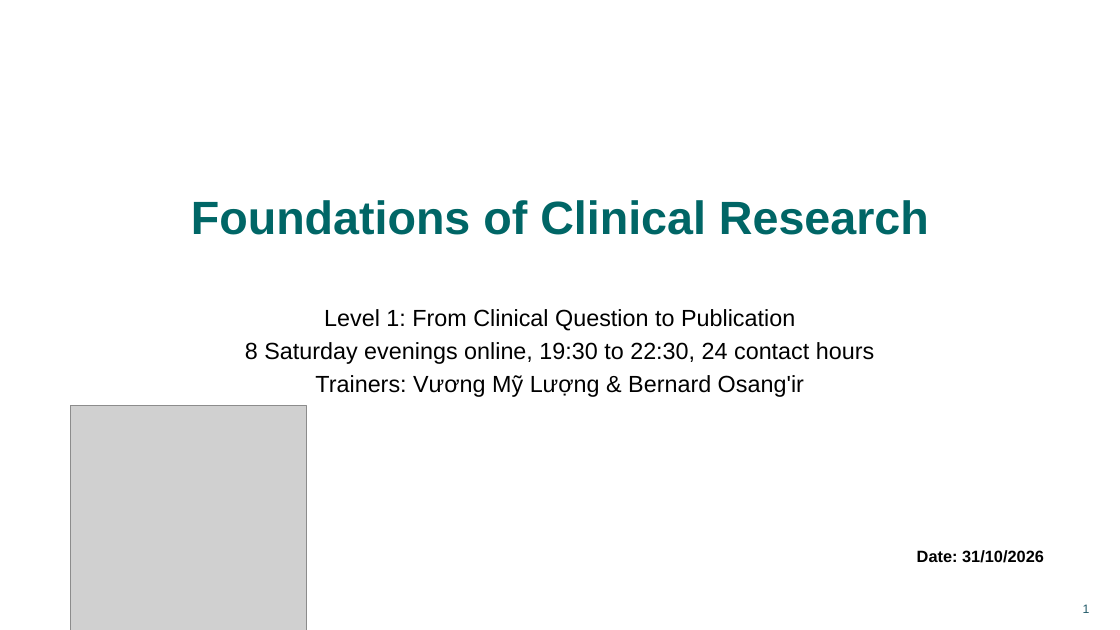
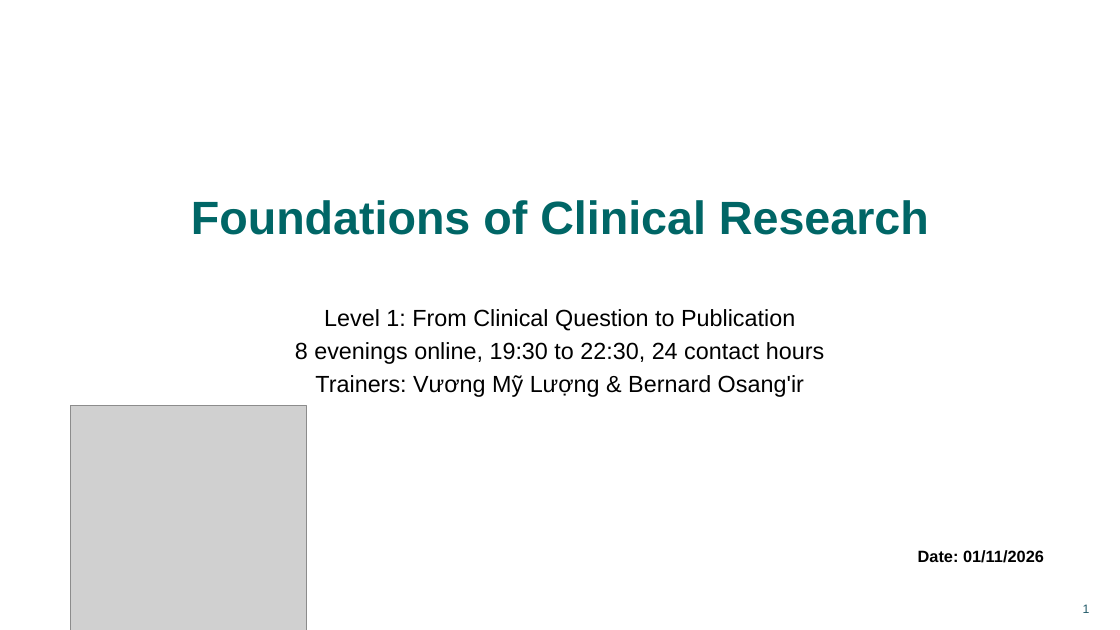
Before and after one commit to neu-data/FoundationsofClinicalResearch, a slide deck: slide 1 of en/files/slides/Session_1_EN.pptx. Drawn at 1120x630 pixels with LibreOffice and Linux fonts; fonts in the diff are those of the drawing; grey boxes stand for pictures. Boxes give left, top, right and bottom in pixels: in the first picture for what was removed or moved away, otherwise in the second. Text is boxed around its words. In the diff, an @@ line names an element or a change of style, - is before the commit and + after.

```diff
--- a/en/files/slides/Session_1_EN.pptx
+++ b/en/files/slides/Session_1_EN.pptx
@@ text at <box>295,342,824,364</box>: text changed @@
-8 Saturday evenings online, 19:30 to 22:30, 24 contact hours
+8 evenings online, 19:30 to 22:30, 24 contact hours
@@ text at <box>918,550,1044,563</box>: text changed @@
-Date: 31/10/2026
+Date: 01/11/2026
```
Also in this commit, not shown: 3 other slides changed, 36 other files.
